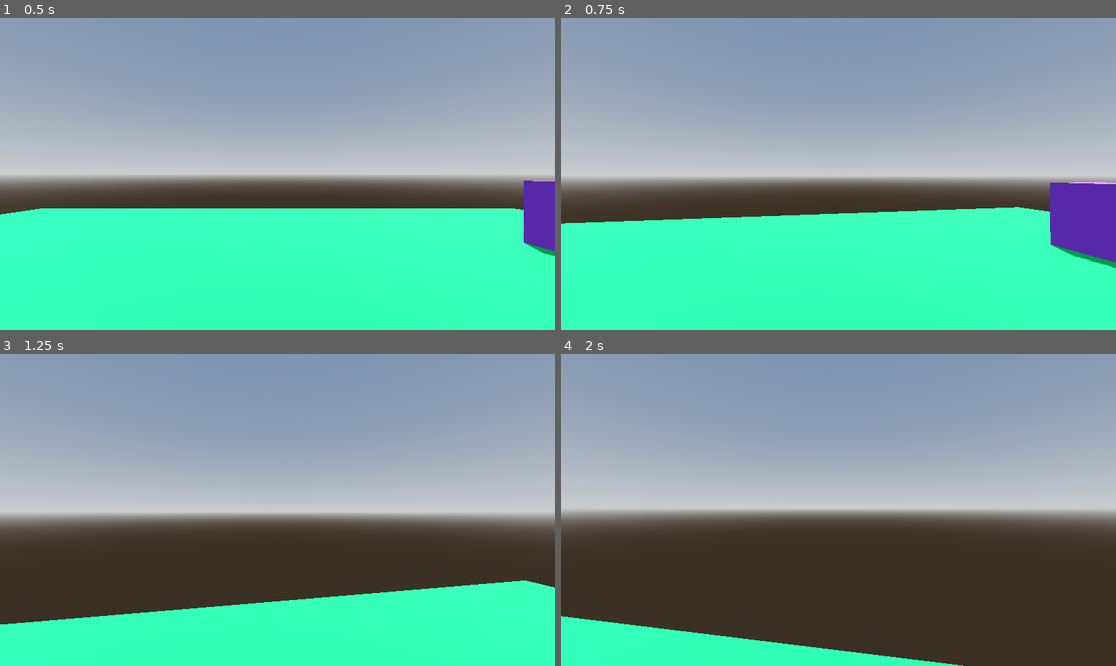
Above: before the commit, frames 1-4 (two rows, left to right).
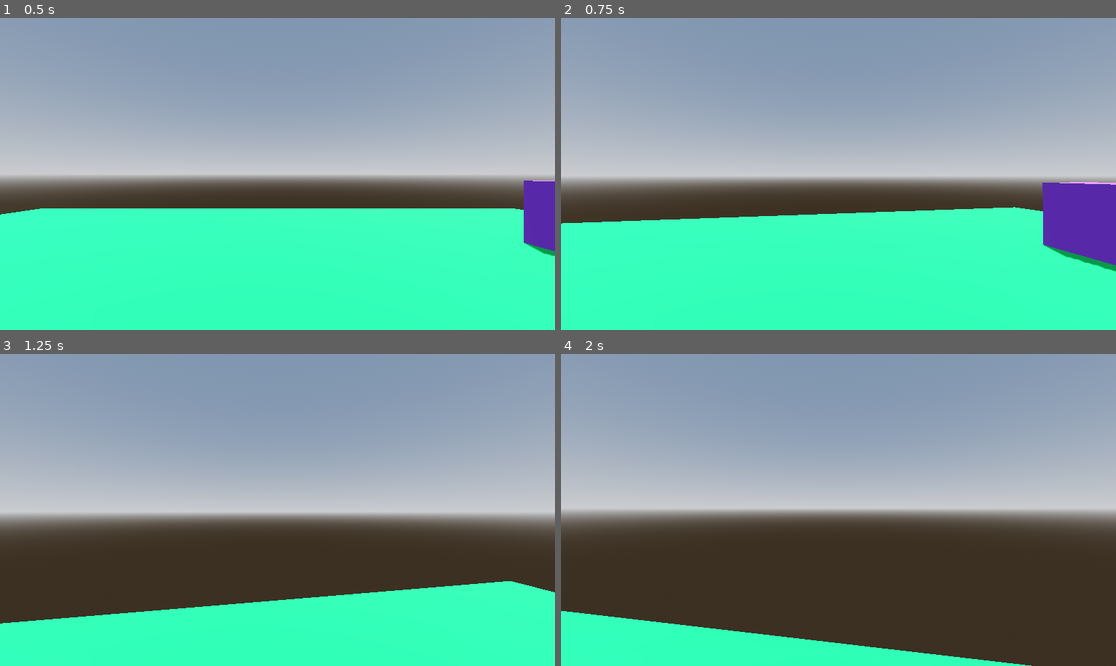
Above: after the commit, the same moments.

Repository: Seb-deru/first-person-controller
Game: Godot game, scene res://scenes/world.tscn
Two runs of this game, one before a commit and one after it. Both use one fixed random seed, a clock stepped at 60 frames per second and the inputs below.
Inputs (mouse positions are in pixels of both pictures, inside the frame that each line leads up to):
- Up to frame 1 (0.5 s): no input
- Up to frame 2 (0.75 s): tap Enter at 0.5 s; move the mouse to (866, 174) at 0.52 s; hold W (forward) from 0.53 s (still down)
- Up to frame 3 (1.25 s): keep holding W (forward); tap Space (jump) at 0.77 s
- Up to frame 4 (2 s): keep holding W (forward); move the mouse to (810, 510) at 1.27 s; tap Space (jump) at 1.52 s

Frame 1 is identical in both runs. In frame 2, 0.6% of the frame differs, in the area x 0-100%, y 52-82%; in frame 3, 0.4%; in frame 4, 1.7%, in the area x 0-85%, y 82-100%.

Commit message:
move in the direction the player is facing

Diff:
--- a/scripts/player.gd
+++ b/scripts/player.gd
@@ -29,7 +29,7 @@
 	# Get the input direction and handle the movement/deceleration.
 	# As good practice, you should replace UI actions with custom gameplay actions.
 	var input_dir := Input.get_vector("left", "right", "forward", "backward")
-	var direction := (transform.basis * Vector3(input_dir.x, 0, input_dir.y)).normalized()
+	var direction := (head.transform.basis * Vector3(input_dir.x, 0, input_dir.y)).normalized()
 	if direction:
 		velocity.x = direction.x * SPEED
 		velocity.z = direction.z * SPEED
